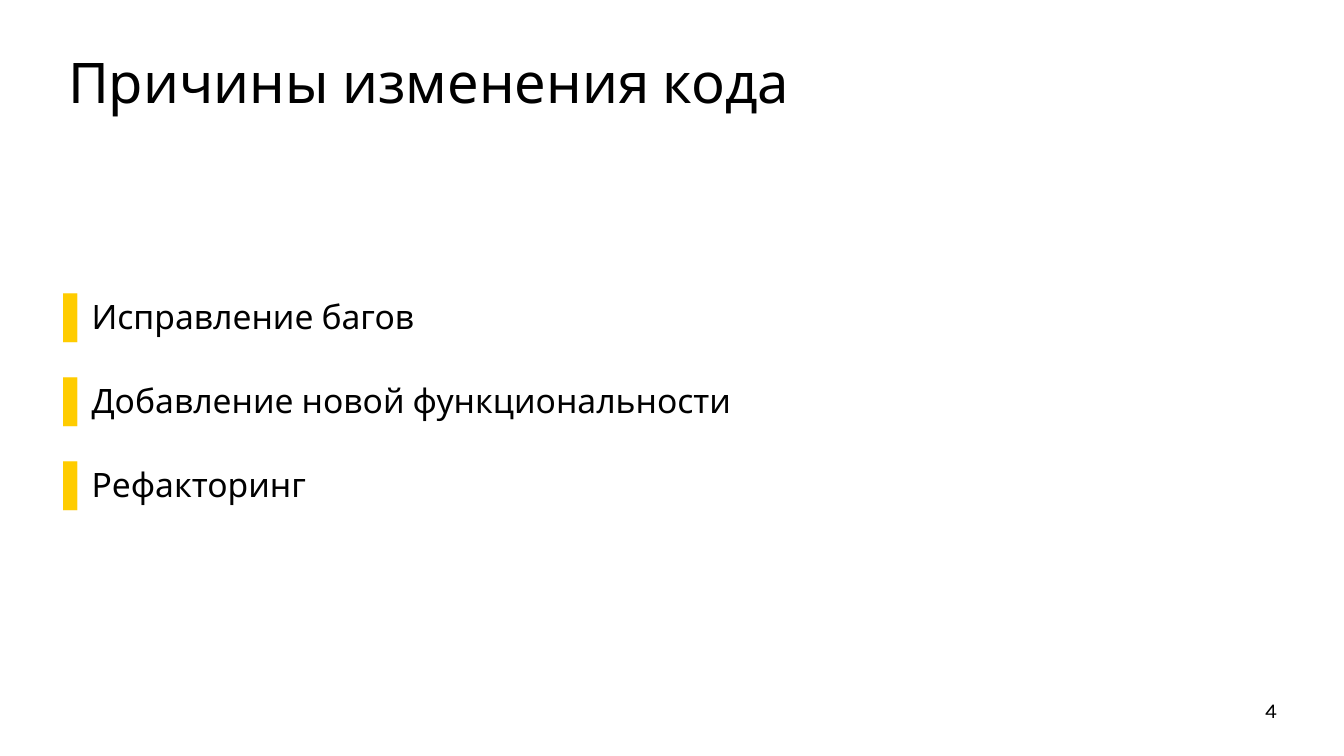
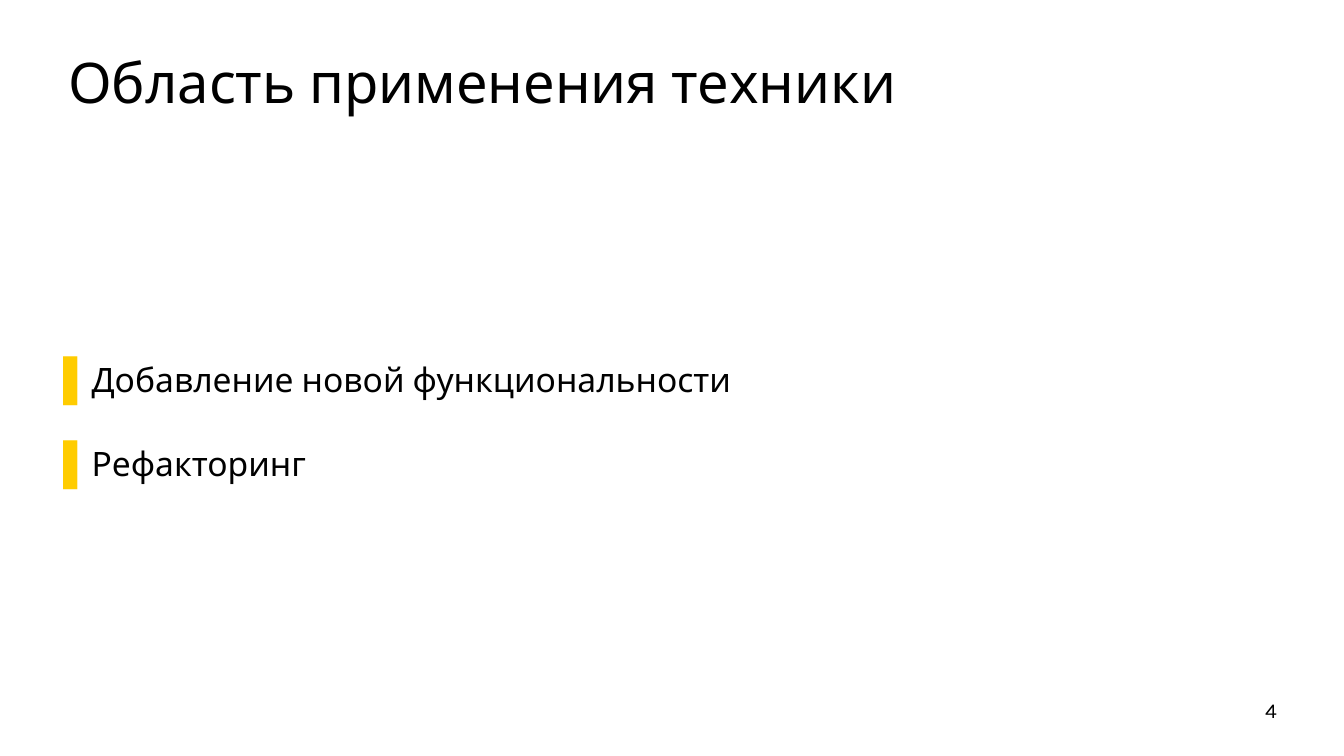
Before and after one commit to ishfb/secr2017, a slide deck: slide 4 of slides.pptx. Drawn at 1344x756 pixels with LibreOffice and Linux fonts; fonts in the diff are those of the drawing. Boxes give left, top, right and bottom in pixels: in the first picture for what was removed or moved away, otherwise in the second. Text is boxed around its words. In the diff, an @@ line names an element or a change of style, - is before the commit and + after.

```diff
--- a/slides.pptx
+++ b/slides.pptx
@@ title at [68,60,896,117]: text changed @@
-Причины изменения кода
+Область применения техники
@@ text at [92,303,415,337]: paragraph removed @@
-  ▌ Исправление багов
```
Also in this commit, not shown: 1 slide removed, 1 other file.
